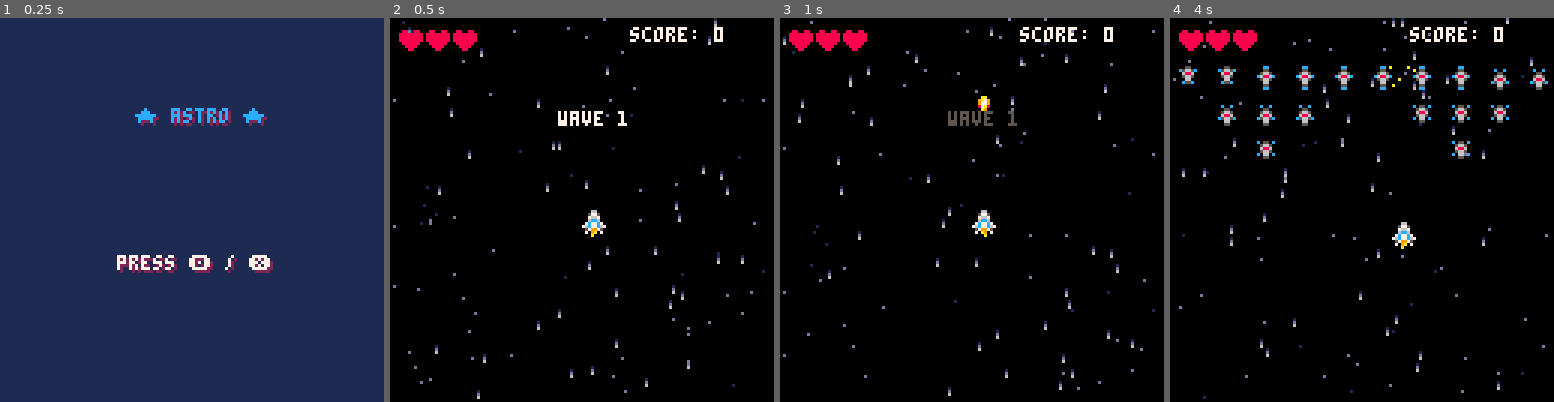
Above: before the commit, frames 1-4 (left to right).
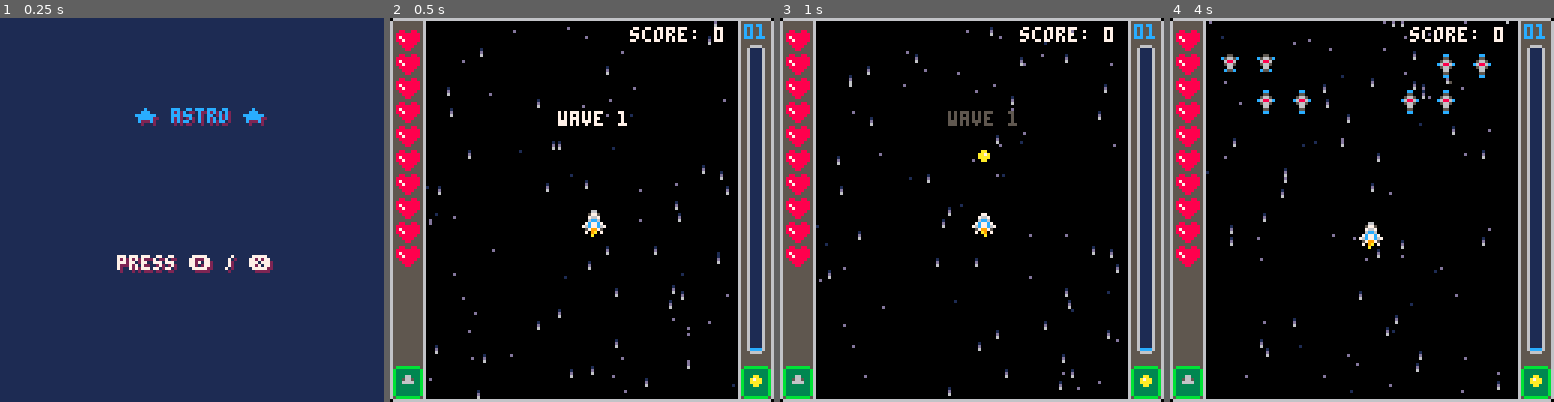
Above: after the commit, the same moments.

Repository: cartridge-code/astro-pico8
Game: PICO-8 cartridge astro.p8
Same seed, same stepped clock (60 frames per second), same inputs: the game is played once before the commit and once after it.
Inputs:
- Up to frame 1 (0.25 s): no input
- Up to frame 2 (0.5 s): tap X (X key) at 0.33 s
- Up to frame 3 (1 s): tap O (Z key) at 0.7 s
- Up to frame 4 (4 s): tap X (X key) at 1.07, 1.85, 2.97 s; hold Right 1.6-2.1 s; tap O (Z key) every 0.4 s from 1.7 to 3.7 s; hold Up 2.15-2.42 s; hold Right 2.47-3.03 s; hold Left 3.08-3.58 s; hold Down 3.63-3.97 s

Frame 1 is identical in both runs. In frame 2, 20% of the frame differs, in the area x 0-100%, y 0-100%; in frame 3, 20%; in frame 4, 24%.

Commit message:
feat: improving core loop: enemy bullets, upgrade/combo system, adding player weapon and bullet types, ui and effects changes.

Diff:
--- a/astro.p8
+++ b/astro.p8
@@ -4,23 +4,30 @@
 -- astro ★
 god_mode=false
 function _init()
+	stop_time=false
+	stop_timer=0
 	cls()
 	mode="start"
 	t=0
 	score=0
 	wavetime=80
+	shake=0
 	--screen limits
-	min_x=0
+	min_x=11
 	max_x=127 - 8 - min_x
 	min_y=0
-	max_y=127 - 8 - 0
+	max_y=127 - 8 - min_y
 
 	music(10, 1000)
+
 	ship:init()
 	enemies_init()
+	en_bullets_init()
 	waves_init()
 	bullets_init()
 	particles_init()
+	combo_init()
+	energies_init()
 	create_starfield()
 end
 
@@ -43,6 +50,8 @@
 end
 
 function _draw()
+	doshake()
+
 	if mode=="game" then
 	 draw_game()
 	elseif mode=="wave" then
@@ -89,6 +98,23 @@
 		music_on=true
 	end
 
+--	if (btnp(❎)) then
+--		stop_time = not stop_time
+--	end
+
+	if stop_timer > 0 then
+		stop_timer-=1
+		return
+	end
+
+	if stop_time then
+		return
+	end
+
+	if ship.lives<=0 then
+		switch_mode("over")
+	end
+
  h_map_movement = 0
  if (btn(⬅️)) then
 		h_map_movement=
@@ -113,11 +139,21 @@
  	h_map_movement,
  	v_map_movement)
 
+ en_bullets_update(
+	 h_map_movement,
+ 	v_map_movement)
+
  waves_update()
 
  bullets_update(
  	h_map_movement,
  	v_map_movement)
+
+ energies_update(
+ 	h_map_movement,
+ 	v_map_movement)
+
+ combo_update()
 
  particles_update(
  	h_map_movement,
@@ -196,8 +232,10 @@
  draw_starfield()
  enemies_draw()
  bullets_draw()
- particles_draw()
 	ship:draw()
+	particles_draw()
+	energies_draw()
+	en_bullets_draw()
 	draw_ui()
 end
 
@@ -248,6 +286,22 @@
 		return 7
 	else
 		return 5
+	end
+end
+
+function doshake()
+	local shakex=rnd(shake)
+	local shakey=rnd(shake)
+
+	camera(shakex,shakey)
+
+	if shake>10 then
+		shake*=0.9
+	else
+		shake-=1
+		if shake<1 then
+			shake=0
+		end
 	end
 end
 -->8
@@ -378,7 +432,7 @@
 	},
 	weapon={
 		sp=5,
-		cooldown=5,
+		cooldown=30,
 		bullet_type=1
 	},
 	trail={
@@ -401,13 +455,13 @@
 	--trail
 	t_offset=1,
 
-	liues=3,
-	max_lives=3,
+	liues=10,
+	max_lives=10,
 	iframes=0
 }
 
 function ship:init()
-	self.lives=3
+	self.lives=self.max_lives
 	self.x=64
 	self.y=64
 	self.iframes=0
@@ -469,9 +523,6 @@
 	then
 		return
 	end
-	if self.iframes>0 then
-		pal(12,8)
-	end
 
 	draw_trail(
 		self.sp.trail,
@@ -490,11 +541,25 @@
 	  self.x,
 	  self.y+recoil,
 	  self.sp.flpx)
+	if self.flash_t
+	and self.flash_t > 0
+	then
+		self.flash_t-=1
+		local col=self.flash_c or 7
+		for i=1,15 do
+			pal(i,col)
+		end
+	end
+
+	if self.iframes>0 then
+		pal(12,8)
+	end
 	spr(
 		self.sp.hull,
 		self.x,ship.y,
 		1,1,
 		self.sp.flpx)
+	pal()
 end
 
 function ship:movex(dir)
@@ -541,20 +606,34 @@
 		self.y-4,
 		self.weapon.bullet_type
 	)
+
+--	self.w_cooldown=
+--		self.weapon.cooldown
 	self.w_cooldown=
 		self.weapon.cooldown
+
+
 	muzzle=muzzle_size
 end
 
 function ship:take_hit()
-	if self.iframes<=0 then
+	if self.iframes<=0
+	and not god_mode then
+		stop_timer=15
 		self.lives-=1
 		self.iframes=default_iframes
 		sfx(1)
+--		explode(
+--			self.x+4,
+--			self.y+4,
+--			true)
+		shake=combo_level*3
+		combo_reset()
 	end
 
 	if self.lives<=0 then
-		switch_mode("over")
+		shake=32
+		stop_timer=60
 	end
 end
 
@@ -586,15 +665,68 @@
 
 
 -->8
+--weapons
+weapons={
+-- form 1 (starter weapon)
+	[1]={sp=5, cooldown=20, bullet_type=1},
+	[2]={sp=5, cooldown=16, bullet_type=1},
+	[3]={sp=5, cooldown=12, bullet_type=1},
+
+	-- form 2 (first transformation)
+	[4]={sp=21, cooldown=10, bullet_type=2},
+	[5]={sp=21, cooldown=8,  bullet_type=2},
+	[6]={sp=21, cooldown=7,  bullet_type=2},
+
+	-- form 3 (strong / aggressive)
+	[7]={sp=37, cooldown=6, bullet_type=3},
+	[8]={sp=37, cooldown=5, bullet_type=3},
+	[9]={sp=37, cooldown=5, bullet_type=3},
+
+	-- form 4 (peak power)
+	[10]={sp=53, cooldown=4, bullet_type=4},
+	[11]={sp=53, cooldown=3, bullet_type=4},
+	[12]={sp=53, cooldown=2, bullet_type=4},
+--	[1]={
+--		sp=5,
+--		cooldown=20,
+--		bullet_type=1
+--	},
+--	[2]={
+--		sp=5,
+--		cooldown=7,
+--		bullet_type=1
+--	},
+--	[3]={
+--		sp=5,
+--		cooldown=5,
+--		bullet_type=2
+--	},
+--	[4]={
+--		sp=21,
+--		cooldown=5,
+--		bullet_type=3
+--	},
+--	[5]={
+--		sp=37,
+--		cooldown=5,
+--		bullet_type=4
+--	},
+}
+
+-->8
 --bullets
 
 bullet_types={
-	[1]={sp=3,v_vel=4,sound=0}
+	[1]={sp=3,v_vel=2,sound=24},
+	[2]={sp=19,v_vel=3,sound=25},
+	[3]={sp=35,v_vel=4,sound=26},
+	[4]={sp=51,v_vel=4,sound=27},
 }
 
 bullet={
 	x,y,
 	v_vel=4,
+	h_vel=0,
 	sp
 }
 
@@ -623,7 +755,7 @@
 function bullet:draw()
 	local anim_frame=flr(t/8)%2
 
-	draw_trail(7,self.x,self.y+4)
+--	draw_trail(7,self.x,self.y+4)
 	spr(
 		self.sp+1,
 		self.x,self.y,
@@ -642,8 +774,8 @@
 	sparks(
 		self.x+4,
 		self.y+4,
-		self.h_vel,
-		self.v_vel*-2
+		self.h_vel*2,
+		self.v_vel*-3
 	)
 end
 
@@ -683,13 +815,17 @@
 	flpx=false,
 	flash=0,
 	t=0,
-	is_atk=false
+	is_atk=false,
+	bullet_type=1,
+	energy=1
 }
 
 en_types={
 	[1]={
 		sp=8,
 		hp=3,--3,
+		bullet_type=1,
+		energy=3,
 		atk=function(self)
 			self.y+=2
 			self.x+=sin(t/16)*3
@@ -703,6 +839,13 @@
 	[2]={
 		sp=24,
 		hp=4,--5,
+		bullet_type=1,
+		energy=5,
+		upd=function(self)
+			if self.y<0 then
+				self.x_atk=nil
+			end
+		end,
 		atk=function(self)
 			if self.x_atk then
 				self.x=self.x_atk+self.x
@@ -721,26 +864,41 @@
 	[3]={
 		sp=40,
 		hp=10,--3,
+		bullet_type=1,
+		energy=10,
 		atk=function(self)
+		 self.atk_target_x =
+		 	self.atk_target_x or self.x
+		 self.atk_target_y =
+		 	self.atk_target_y or self.y
 			self.atk_t=self.atk_t or 10
+			if self.y>ship.y then
+				self.y+=1
+				self.atk_target_y=
+					self.target.y
+				return
+			end
+
 			if self.atk_t >0 then
 				self.atk_t-=1
 			else
-				self.target.y=self.y+15
+				self.atk_target_y=self.y+15
+				self.atk_t=15+rnd(30)
 			end
-			self.target.x=ship.x
+			self.atk_target_x=ship.x
 --			self.y+=1
 --			self.x+=sin(t/8)*8
-			local diff=self.target.x-self.x
+			local diff=self.atk_target_x-self.x
 			self.x+=diff/10
 
-			local diff=self.target.y-self.y
+			local diff=self.atk_target_y-self.y
 			self.y+=diff/20
 		end
 	},
 	[4]={
 		sp=56,
 		hp=7,--3,
+		bullet_type=1,
 		atk=function(self)
 			self.y+=1
 			self.x+=sin(t/16)
@@ -754,6 +912,7 @@
 	[5]={
 		sp=72,
 		hp=3,--3,
+		bullet_type=1,
 		atk=function(self)
 			self.y+=1+sin((t/8)+1)*4
 			self.x+=sin(t/16)*4
@@ -781,7 +940,9 @@
 		sp_default=en_t.sp,
 		flpx=en_t or rnd(1)<0.5,
 		t=t or 0,
-		upd=upd or self.upd,
+		bullet_type=en_t.bullet_type or self.bullet_type,
+		energy=en_t.energy or self.energy,
+		upd=upd or en_t.upd or self.upd,
 		atk=en_t.atk or self.atk
 	}
 	obj=setmetatable(obj,{__index=self})
@@ -794,6 +955,52 @@
 
 function enemy:atk(self)
 	self.y+=1.5
+end
+
+function enemy:spawn_energy(self)
+	energies_spawn(
+		self.x+4,
+		self.y+4,
+		self.energy)
+end
+
+function enemy:shoot(self,ang)
+	self.flash=en_flash_time+3
+	en_bullet:new(
+		self.x,
+		self.y+4,
+		sin(ang),
+		cos(ang),
+		self.bullet_type
+	)
+--	self.w_cooldown=
+--		self.weapon.cooldown
+--	muzzle=muzzle_size
+end
+
+function enemy:spreadshoot(self,num,ang)
+	ang=ang or 0
+	for i=1,num do
+		self:shoot(self,ang)
+		ang+=1/num
+	end
+end
+
+function enemy:spinningshoot(
+		self,
+		shots,
+		num)
+	self.spinning_shots=shots
+	self.spinning_num=num
+end
+
+function enemy:aimshoot(self)
+	local x1=self.x
+	local y1=self.y
+	local x2=ship.x
+	local y2=ship.y
+	local ang=atan2(y2-y1,x2-x1)
+	self:shoot(self,ang)
 end
 
 function enemy:update(h_map_mov,v_map_mov)
@@ -810,6 +1017,11 @@
 			self.x+=max(0.5,diff/5)
 		end
 
+		if self.x>self.target.x then
+			local diff=self.target.x-self.x
+			self.x+=min(-0.5,diff/5)
+		end
+
 		if self.y<self.target.y then
 			local diff=self.target.y-self.y
 			self.y+=max(0.5,diff/5)
@@ -829,16 +1041,35 @@
 		end
 	end
 
+	if t%5==0
+	and self.spinning_shots
+	and self.spinning_shots>0
+	then
+		self.spinning_shots-=1
+		local num = self.spinning_num or 4
+		for i=1,num do
+			enemy:spreadshoot(self,num,time()/4)
+		end
+	end
+
 	if has_collision(self,ship) then
 		ship:take_hit()
 	end
 
-	if self.y>140
+	if self.y>130
 	or self.x>140
 	or self.x<-16
 	then
-		del(enemies, self)
-	end
+		self.is_atk = false
+		self.y=-10
+	end
+
+--	if self.y>140
+--	if self.x>140
+--	or self.x<-16
+--	then
+--		del(enemies, self)
+--	end
 	return true
 end
 
@@ -871,8 +1102,10 @@
 	self.flash=en_flash_time
 	if self.hp<=0 then
 		sfx(2)
+		shake=combo_level
 		del(enemies, self)
 		score+=1
+		enemy:spawn_energy(self)
 		explode(
 			self.x+4,
 			self.y+4)
@@ -893,6 +1126,20 @@
 	return false
 end
 
+function trigger_shoot()
+	if #enemies>0 then
+		local en=enemies[flr(rnd(#enemies))+1]
+		if not en.is_atk then
+--			en:shoot(en,0)
+--			en:spreadshoot(en,8,rnd())
+--			en:spinningshoot(en,5,8)
+			en:aimshoot(en)
+			return true
+		end
+	end
+	return false
+end
+
 function enemies_init()
 	enemies={}
 end
@@ -921,43 +1168,212 @@
 	end
 end
 -->8
+--enemy bullets
+
+en_bullet_types={
+	[1]={sp=64,spd=2,sound=0}
+}
+
+en_bullet={
+	x,y,
+	v_vel=2,
+	h_vel=0,
+	sp
+}
+
+function en_bullet:new(
+		x,y,
+		h_vel,v_vel,
+		b_type)
+	local bt = en_bullet_types[b_type]
+	local obj={
+		x=x,y=y,
+		h_vel=h_vel*bt.spd,
+		v_vel=v_vel*bt.spd,
+		sp=bt.sp
+	}
+	sfx(bt.sound)
+	obj=setmetatable(obj,{__index=self})
+	add(en_bullets,obj)
+	return obj
+end
+
+function en_bullet:update(h_map_mov,v_map_mov)
+	if has_collision(self,ship) then
+		ship:take_hit()
+		self:take_hit()
+		return false
+	end
+	if self.y > 136 then
+		return false
+	end
+	self.y+=self.v_vel-v_map_mov
+	self.x+=self.h_vel+h_map_mov
+	return true
+end
+
+function en_bullet:draw()
+	local anim_frame=flr(t/3)%4
+	if anim_frame == 3 then
+		anim_frame = 1
+	end
+
+	--draw_trail(7,self.x,self.y+4)
+	spr(
+		self.sp+anim_frame,
+		self.x,
+		self.y)
+end
+
+function en_bullet:take_hit()
+	sfx(3)
+	del(en_bullets, self)
+	sparks(
+		self.x+4,
+		self.y+4,
+		self.h_vel*4,
+		self.v_vel*4,
+		20, 14
+	)
+end
+
+function en_bullets_init()
+	en_bullets={}
+end
+
+function en_bullets_update(
+		h_map_mov,
+ 	v_map_mov
+ )
+
+	for b in all(en_bullets) do
+		if not
+			b:update(h_map_mov,v_map_mov)
+		then
+			del(en_bullets, b)
+		end
+	end
+end
+
+function en_bullets_draw()
+	for b in all(en_bullets) do
+		b:draw()
+	end
+end
+-->8
 --stages
 
 en_waves={
+	-- 1: simple intro (breathing room)
 	[1]={
-		{1,1,1,1,1,1,1,1,1,1},
-		{0,1,1,1,0,0,1,1,1,0},
-		{0,0,1,0,0,0,0,1,0,0}
+		{1,1,0,0,0,0,1,1},
+		{0,1,1,0,0,1,1,0},
 	},
+
+	-- 2: basic density
 	[2]={
-		{1,1,1,1,1,1,1,1,1,1},
-		{1,1,1,1,1,1,1,1,1,1},
-		{0,1,1,1,0,0,1,1,1,0},
-		{0,0,1,0,0,0,0,1,0,0}
+		{1,1,1,1,1,1,1,1},
+		{0,1,1,1,1,1,1,0},
+		{0,0,1,0,0,1,0,0},
 	},
+
+	-- 3: introduce discs (edges pressure)
 	[3]={
-		{2,2,2,0,0,0,0,2,2,2},
-		{1,1,1,1,1,1,1,1,1,1},
-		{0,1,1,1,0,0,1,1,1,0},
-		{0,0,1,0,0,0,0,1,0,0}
+		{2,0,0,0,0,0,0,2},
+		{1,1,1,1,1,1,1,1},
+		{0,1,0,0,0,0,1,0},
 	},
+
+	-- 4: discs + swarm
 	[4]={
-		{2,2,2,2,1,1,2,2,2,2},
-		{1,1,1,1,1,1,1,1,1,1},
-		{3,1,1,1,3,3,1,1,1,3},
-		{0,3,1,3,0,0,3,1,3,0},
-		{0,0,3,0,0,0,0,3,0,0},
+		{2,2,0,0,0,0,2,2},
+		{1,1,1,1,1,1,1,1},
+		{1,0,1,0,0,1,0,1},
 	},
+
+	-- 5: first tank introduction (protected center)
 	[5]={
-		{2,2,1,1,2,2,1,1,2,2},
-		{2,2,1,1,2,2,1,1,2,2},
-		{1,1,1,1,3,3,1,1,1,1},
-		{3,3,1,1,1,1,1,1,3,3},
-		{3,3,3,3,3,3,3,3,3,3},
+		{1,1,1,1,1,1,1,1},
+		{0,1,1,3,3,1,1,0},
+		{0,0,1,0,0,1,0,0},
 	},
+
+	-- 6: tanks + discs interaction
+	[6]={
+		{2,0,1,0,0,1,0,2},
+		{1,1,1,1,1,1,1,1},
+		{0,1,3,0,0,3,1,0},
+		{0,0,1,0,0,1,0,0},
+	},
+
+	-- 7: wall + flankers
+	[7]={
+		{2,2,2,0,0,2,2,2},
+		{1,1,1,1,1,1,1,1},
+		{3,3,3,0,0,3,3,3},
+		{0,1,0,0,0,0,1,0},
+	},
+
+	-- 8: heavy pressure (mixed roles)
+	[8]={
+		{2,1,2,1,1,2,1,2},
+		{1,1,1,1,1,1,1,1},
+		{1,3,1,0,0,1,3,1},
+		{3,1,3,0,0,3,1,3},
+	},
+
+	-- 9: tank formation (forces repositioning)
+	[9]={
+		{0,3,0,3,3,0,3,0},
+		{1,1,1,1,1,1,1,1},
+		{2,0,2,0,0,2,0,2},
+		{1,1,0,0,0,0,1,1},
+	},
+
+	-- 10: chaos wave (test everything)
+	[10]={
+		{2,2,2,1,1,2,2,2},
+		{1,1,1,3,3,1,1,1},
+		{3,1,3,1,1,3,1,3},
+		{1,3,1,0,0,1,3,1},
+		{3,3,3,3,3,3,3,3},
+	},
+
+--	[1]={
+--		{1,1,1,1,1,1,1,1},
+--		{1,1,1,0,0,1,1,1},
+--		{0,1,0,0,0,0,1,0}
+--	},
+--	[2]={
+--		{1,1,1,1,1,1,1,1},
+--		{1,1,1,1,1,1,1,1},
+--		{1,1,1,0,0,1,1,1},
+--		{0,1,0,0,0,0,1,0}
+--	},
+--	[3]={
+--		{2,2,2,0,0,2,2,2},
+--		{1,1,1,1,1,1,1,1},
+--		{0,1,1,1,1,1,1,0},
+--		{0,0,1,0,0,1,0,0}
+--	},
+--	[4]={
+--		{2,2,2,1,1,2,2,2},
+--		{1,1,1,1,1,1,1,1},
+--		{1,1,1,3,3,1,1,1},
+--		{3,1,3,0,0,3,1,3},
+--		{0,3,0,0,0,0,3,0},
+--	},
+--	[5]={
+--		{2,1,1,2,2,1,1,2},
+--		{2,1,1,2,2,1,1,2},
+--		{1,1,1,3,3,1,1,1},
+--		{3,1,1,1,1,1,1,3},
+--		{3,3,3,3,3,3,3,3},
+--	},
 }
 
 t_atk=0
+t_sht=0
 
 function waves_init()
 	wave=0
@@ -967,13 +1383,20 @@
 	if t_atk>0 then
 		t_atk-=1
 	elseif trigger_attack() then
-		t_atk=120
+		t_atk=100+flr(rnd(40))
+	end
+	if t_sht>0 then
+		t_sht-=1
+	elseif trigger_shoot() then
+		t_sht=15+flr(rnd(30))
 	end
 end
 
 function next_wave()
 	wave+=1
-	t_atk=180
+	t_sht=150
+	t_atk=270
+
 
 	if wave>#en_waves then
 		switch_mode("win")
@@ -982,16 +1405,16 @@
 	end
 
 	local curr_wave=en_waves[wave]
-	local y=16
+	local y=8+4
 	local en_t=60
 	for line in all(curr_wave) do
-		local x=2
+		local x=16
 		for en_id in all(line) do
 			if en_id>0 then
 				enemy:new(x,y,en_id,en_t)
 				en_t+=1
 			end
-			x+=13
+			x+=12
 		end
 		y+=12
 	end
@@ -1006,10 +1429,12 @@
 	size=1,
 	h_vel=1,
 	v_vel=1,
+	constant=false,
 	colrs
 }
 
-function explode(x,y)
+function explode(x,y,constant)
+	constant=constant or false
 	particle:new({
 			x=x,y=y,
 			age=0,
@@ -1018,6 +1443,7 @@
 			h_vel=0,
 			v_vel=0,
 			colrs={7},
+			constant=constant,
 			draw=function(p)
 				circ(p.x,p.y,12-p.size,7
 			)
@@ -1033,6 +1459,7 @@
 				h_vel=(rnd()-0.5)*12,
 				v_vel=(rnd()-0.5)*12,
 				colrs={7,10,9,8,2,5},
+				constant=constant,
 				draw=function (p)
 					local col
 					for i=1,#p.colrs do
@@ -1058,6 +1485,7 @@
 			h_vel=0,
 			v_vel=0,
 			colrs={7},
+			constant=constant,
 			draw=function(p)
 				circfill(p.x,p.y,p.size,7
 			)
@@ -1068,26 +1496,80 @@
 
 function sparks(
 		x,y,
-		h_vel,v_vel
+		h_vel,v_vel,
+		qtd, col
 	)
-	for i=1,5 do
+	qtd = qtd or 5
+	for i=1,qtd do
 		particle:new({
 				x=x,y=y,
 				age=0,
 				maxage=2+rnd(16),
 				size=1,
-				h_vel=(rnd()-0.5)*5,
+				h_vel=h_vel+(rnd()-0.5)*5,
 				v_vel=v_vel+(rnd())*-6,
 				draw=function(p)
-					local col=10
+					local colr = col or 10
 					if p.age>p.maxage/2 then
-						col=5
+						colr=5
 					end
-					pset(p.x,p.y,col)
+					pset(p.x,p.y,colr)
 				end
 			}
 		)
 	end
+end
+
+function energy_lost(x,y,qtd,size)
+	size=size or 6
+	particle:new({
+			x=x,y=y,
+			age=0,
+			maxage=0,
+			size=size,
+			h_vel=0,
+			v_vel=0,
+			constant=true,
+			colrs={12},
+			draw=function(p)
+				circ(p.x,p.y,size+4-p.size,12)
+			end
+		}
+	)
+	sparks(
+		x,y,
+		10,0,qtd,12
+	)
+	sparks(
+		x,y,
+		-10,0,qtd,12
+	)
+--	local ang=0
+--	local step=1/qtd
+--	for i=1,qtd do
+--		local hv=
+--		local vv=
+--		sparks(
+--			x,y,
+--			0,0,
+--			1, 12
+--		)
+--	end
+	particle:new({
+			x=x,y=y,
+			age=0,
+			maxage=0,
+			size=size,
+			h_vel=0,
+			v_vel=0,
+			constant=true,
+			colrs={7},
+			draw=function(p)
+				circfill(p.x,p.y,p.size,7
+			)
+			end
+		}
+	)
 end
 
 function particle:new(obj)
@@ -1125,6 +1607,9 @@
  )
 
 	for e in all(particles) do
+		if e.constant then
+			return
+		end
 		if not
 			e:update(h_map_mov,v_map_mov)
 		then
@@ -1135,7 +1620,186 @@
 
 function particles_draw()
 	for e in all(particles) do
+		if e.constant then
+			if not
+				e:update(0,0)
+			then
+				del(particles, e)
+			end
+		end
 		e:draw()
+	end
+end
+
+-->8
+--combo
+c_levels={
+	5,5,5,
+	20,20,20,
+	30,30,30,
+	40,40,40
+}
+
+function combo_init()
+	combo=0
+	combo_level=1
+	update_ship_weapon()
+end
+
+function combo_update()
+end
+
+function combo_reset()
+	local qt=ceil(
+		(((combo_level-1)*10)+combo)/2
+	)
+	local x=ship.x+4
+	local y=ship.y-4
+	energy_lost(x,y,qt,combo_level)
+	combo=0
+	combo_level=1
+	update_ship_weapon()
+end
+
+function combo_up(p)
+	p = p or 0
+	combo+=p
+	if combo>=c_levels[combo_level] then
+		combo_level_up()
+	end
+end
+
+function combo_level_up()
+	if combo_level>=#weapons then
+--		combo=10
+		return
+	end
+
+	stop_timer=30
+	sfx(16)
+	combo-=c_levels[combo_level]
+	combo_level+=1
+	update_ship_weapon()
+end
+
+function update_ship_weapon()
+	ship.weapon=weapons[combo_level]
+end
+
+-->8
+--energy
+energy={
+	x,y,
+	age=0,
+	maxage=10,
+	size=1,
+	h_vel=0,
+	v_vel=0,
+	points=1
+}
+
+function energy:new(obj)
+	obj=setmetatable(obj,{__index=self})
+	add(energies,obj)
+	return obj
+end
+
+function energy:update(h_map_mov,v_map_mov)
+	if has_collision(self,ship) then
+--		self:take_hit()
+		combo_up(self.points)
+		ship.flash_t=3
+		ship.flash_c=12
+		sfx(17)
+		return false
+	end
+
+	--magnet
+	local dx=ship.x-self.x
+ local dy=ship.y-self.y
+ local d2=dx*dx+dy*dy
+ local d_max=40
+	local force=0.04
+ if d2<(d_max*d_max) then
+ 	self.h_vel+=dx*force
+		self.v_vel+=dy*force
+ end
+
+	self.x+=self.h_vel+h_map_mov
+	self.y+=self.v_vel+v_map_mov
+	self.h_vel=self.h_vel*0.9
+	self.v_vel=self.v_vel*0.9
+	self.age-=1
+	if self.age<0 then
+--		self.size-=1
+--		if self.size<=0 then
+		return false
+--		end
+	end
+	return true
+end
+
+function energy:draw()
+	self.size=flr(t/4)%3
+	local colr = 12
+--	if flr(rnd(4))%4==0 then
+--		colr=7
+--	end
+	if self.age<30
+	and flr(t/2)%2==0
+	then
+		colr=5
+	end
+	circfill(self.x,self.y,self.size,colr)
+end
+
+function energies_init()
+	energies={}
+end
+
+function energies_update(
+		h_map_mov,
+ 	v_map_mov
+ )
+
+	for e in all(energies) do
+		if not
+			e:update(h_map_mov,v_map_mov)
+		then
+			del(energies, e)
+		end
+	end
+end
+
+function energies_draw()
+	for e in all(energies) do
+		e:draw()
+	end
+end
+
+
+--energy={
+--	x,y,
+--	age=0,
+--	maxage=10,
+--	size=1,
+--	h_vel=0,
+--	v_vel=0,
+--	colrs
+--}
+function energies_spawn(x,y,qtd)
+	qtd = qtd or 1
+	local step_ang=1/qtd
+	for i=1,qtd do
+		local ang=(i-1)*step_ang
+		energy:new({
+				x=x,y=y,
+				age=90+rnd(30),
+				size=1,
+				h_vel=sin(ang)*2,
+				v_vel=cos(ang)*2
+			}
+		)
 	end
 end
 
@@ -1146,6 +1810,20 @@
 ui_margin=3
 
 function draw_ui()
+--	min_x=16
+--	max_x=127 - 8 - min_x
+--	min_y=0
+--	max_y=127 - 8 - min_y
+	draw_frame()
+	draw_lives()
+	draw_combo()
+	draw_weapons()
+	print("score: "..score,80, 3, 7)
+
+	pal()
+end
+
+function draw_lives()
 	for i=0,ship.max_lives-1 do
 		if ship.lives>=i+1 then
 			pal(1,8)
@@ -1154,12 +1832,123 @@
 		end
 		spr(
 			ui_life_sp,
-			i*8+ui_margin+i,
-			3)
+			2,
+			i*8+ui_margin)
 	end
 	pal()
-	print("score: "..score,80, 3, 7)
-	pal()
+end
+
+function draw_combo()
+	print(
+		pad_number(combo_level,2),
+		118,
+		2,
+		12
+	)
+
+	local bar={
+		x=120,y=10,l=100,w=3
+	}
+
+	local fill=flr(
+		combo*100/c_levels[combo_level]
+	)
+
+	rect_round(
+		bar.x-1,
+		bar.y-1,
+		bar.x+bar.w+1,
+		bar.y+bar.l+1,
+		6
+	)
+
+	rectfill(
+		bar.x,
+		bar.y,
+		bar.x+bar.w,
+		bar.y+bar.l,
+		1
+	)
+
+	rectfill(
+		bar.x,
+		bar.y+bar.l,
+		bar.x+bar.w,
+		bar.y+bar.l-fill,
+		12
+	)
+--	pset(bar.x-1,
+--						bar.y-1,5)
+--	pset(bar.x+bar.w+1,
+--						bar.y-1,5)
+--	pset(bar.x-1,
+--						bar.y+bar.l+1,5)
+--	pset(bar.x+bar.w+1,
+--						bar.y+bar.l+1,5)
+
+--	line(
+--		bar.x+1,
+--		bar.y+2,
+--		bar.x+1,
+--		bar.y+bar.l-32,
+--		7
+--	)
+end
+
+function draw_weapons()
+	local wp=ship.weapon
+	local bt=bullet_types[
+		wp.bullet_type
+	]
+	rect_round(1,116,10,126,11)
+	rectfill(2,117,9,125,3)
+	spr(
+		wp.sp,
+		2,115)
+	rect_round(117,116,126,126,11)
+	rectfill(118,117,125,125,3)
+	spr(
+		bt.sp,
+		118,117)
+end
+
+function draw_frame()
+	rect(
+		0,0,
+		127,127,
+		6)
+	pset(0,0,0)
+	pset(0,127,0)
+	pset(127,0,0)
+	pset(127,127,0)
+
+	rect_round(
+		0,0,
+		min_x,127,
+		6)
+	rectfill(
+		1,1,
+		min_x-1,127-1,
+		5)
+	rect_round(
+		max_x+8,0,
+		127,127,
+		6)
+	rectfill(
+		max_x+8+1,0+1,
+		127-1,127-1,
+		5)
+end
+
+function rect_round(x1, y1, x2, y2, col)
+  rectfill(x1+1, y1, x2-1, y2, col)
+  rectfill(x1, y1+1, x2, y2-1, col)
+end
+
+function pad_number(val, len)
+  local s = tostr(val)
+  while #s < len do s = "0"..s end
+  return s
 end
 -->8
 -- animation
Not shown, changed: 58 lines of the sprite sheet (__gfx__) section of astro.p8
Not shown, changed: the thumbnail (__label__) section of astro.p8
Not shown, changed: the sound effects (__sfx__) section of astro.p8
Not shown, changed: astro.p8.png
